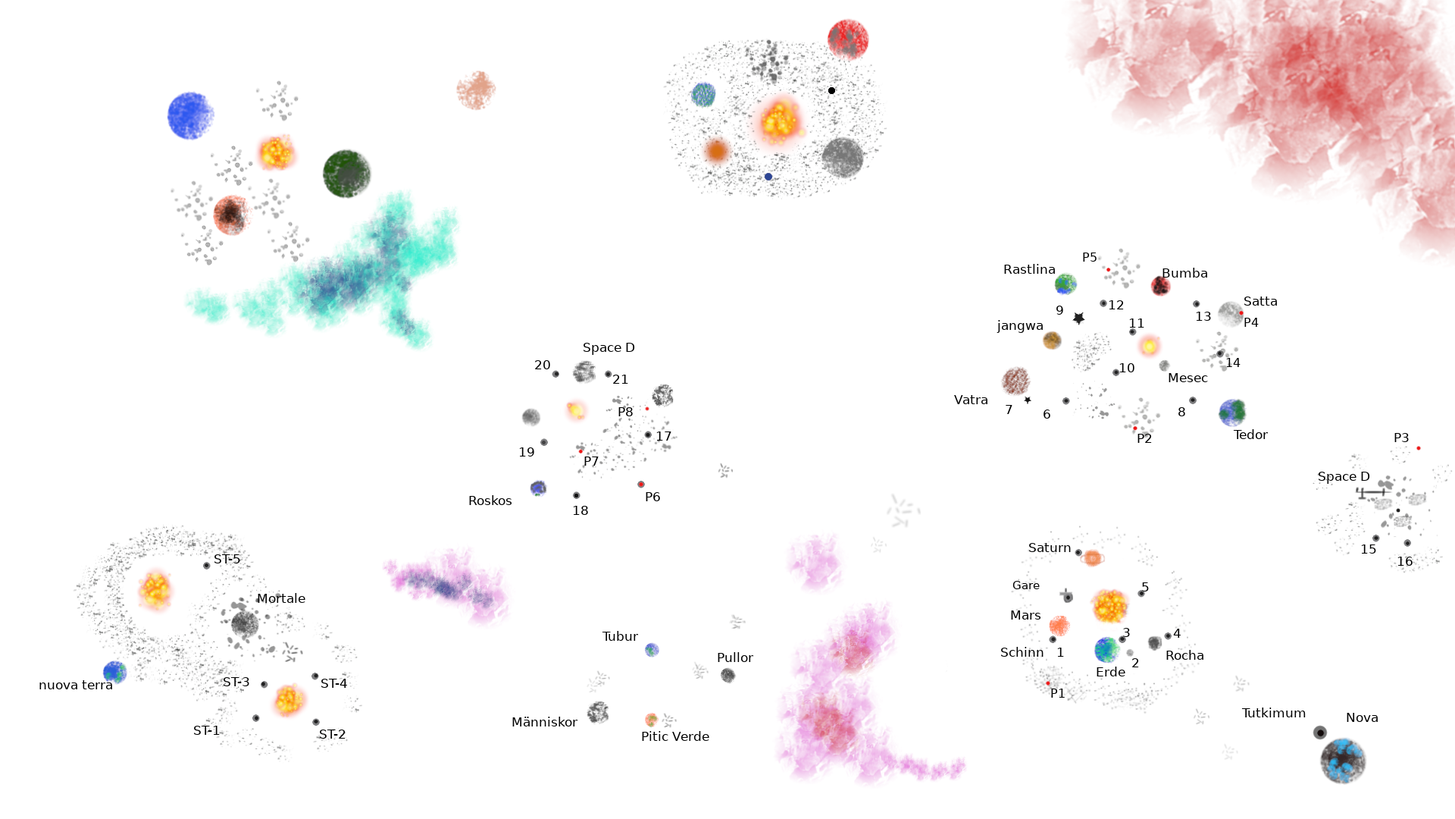
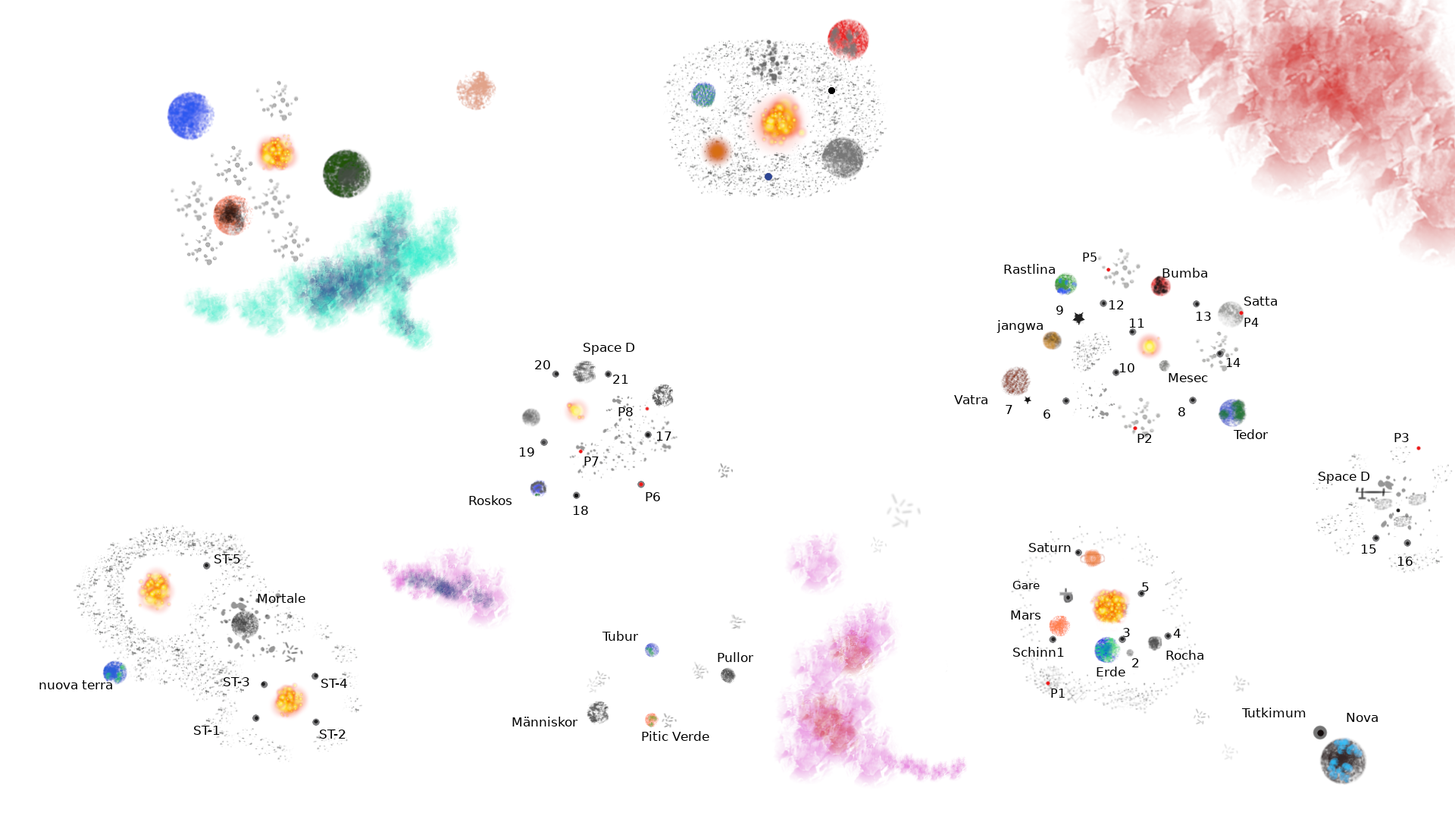
Layer changes from the first (1455, 819) image to the second:
painted on "Schinn" over (1001, 646, 1056, 657)
